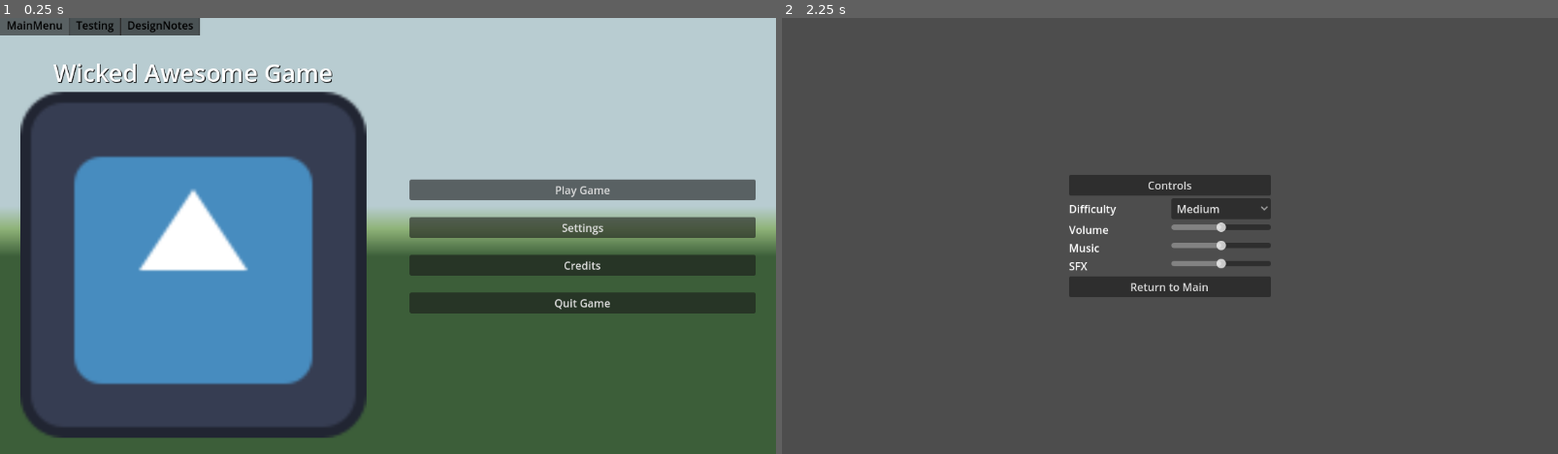
Above: before the commit, frames 1-2 (left to right).
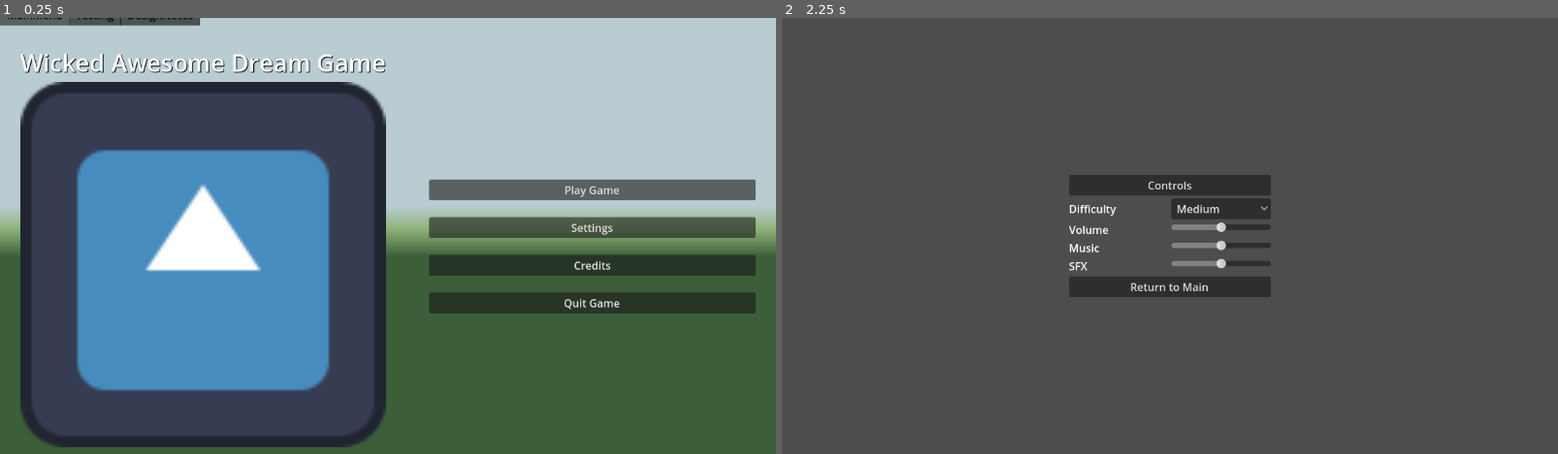
Above: after the commit, the same moments.

Repository: plexsoup/GWJ55
Game: Godot game, scene res://main.tscn
Two runs of this game, one before a commit and one after it. Both use one fixed random seed, a clock stepped at 60 frames per second and the inputs below. The engine's default icon, where the game draws it, is replaced by a stand-in: a white triangle on a blue panel in a dark square. Sound files missing from this copy of the repository are replaced by a short silence.
Inputs:
- Up to frame 1 (0.25 s): no input
- Up to frame 2 (2.25 s): click "Play Game" at 0.5 s; click "Play Game" at 1.25 s; click "Settings" at 2 s

The runs differ from the first frame. In frame 1, 13% of the frame differs, in the area x 0-80%, y 0-99%; in frame 2, nothing differs.

Commit message:
Update main.tscn

Diff:
--- a/main.tscn
+++ b/main.tscn
@@ -67,7 +67,7 @@
 layout_mode = 2
 theme_override_colors/font_shadow_color = Color(0, 0, 0, 1)
 theme_override_font_sizes/font_size = 36
-text = "Wicked Awesome Game"
+text = "Wicked Awesome Dream Game"
 horizontal_alignment = 1
 
 [node name="TextureRect" type="TextureRect" parent="TabContainer/MainMenu/CenterContainer/LeftSide/VBoxContainer"]
